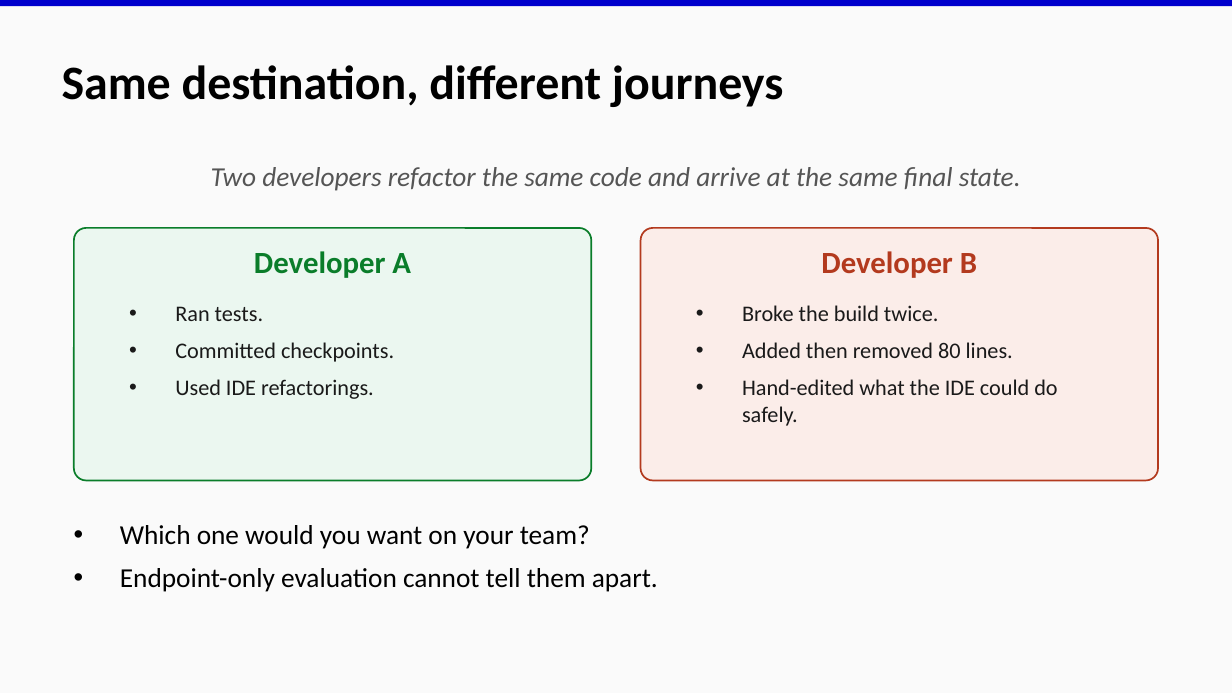
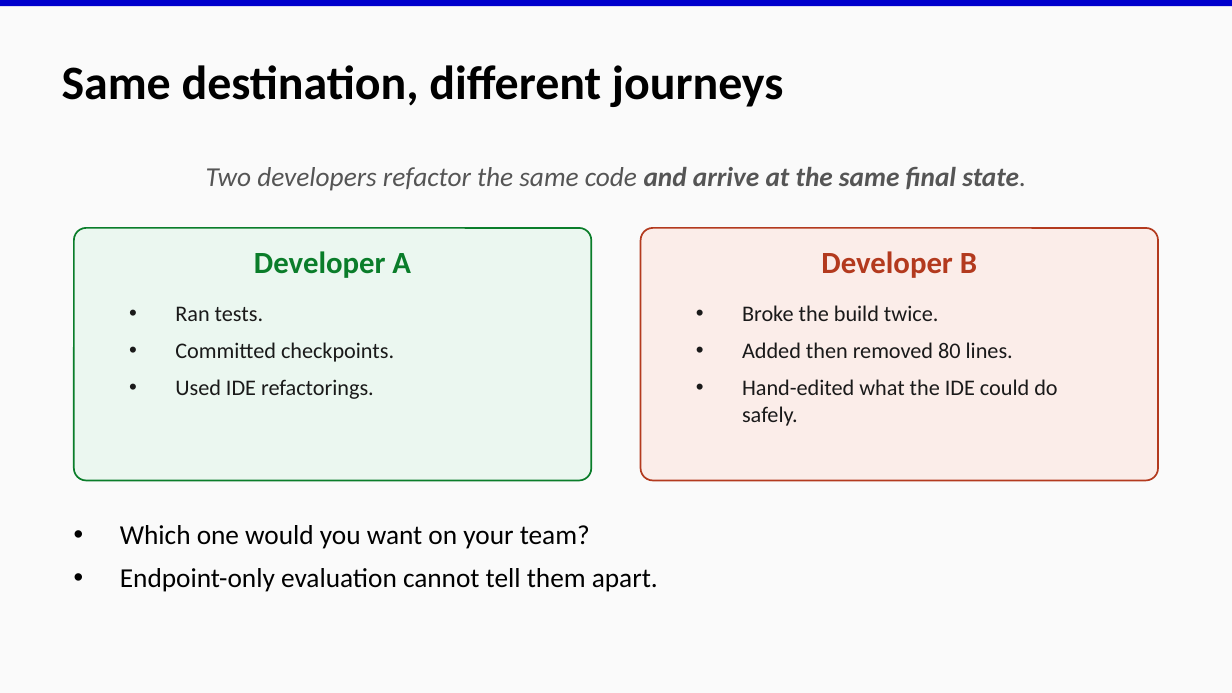
Before and after one commit to EthanHosier/fyp, a slide deck: slide 2 of presentation/slides.pptx. Drawn at 1232x693 pixels with LibreOffice and Linux fonts; fonts in the diff are those of the drawing. Boxes give left, top, right and bottom in pixels: in the first picture for what was removed or moved away, otherwise in the second. Text is boxed around its words. In the diff, an @@ line names an element or a change of style, - is before the commit and + after.

```diff
--- a/presentation/slides.pptx
+++ b/presentation/slides.pptx
@@ text "Two developers refactor the same ..." at (206,167,1026,191): bold on in "and arrive at the same final state." @@
```
Also in this commit, not shown: 3 other slides changed, 2 other files.
